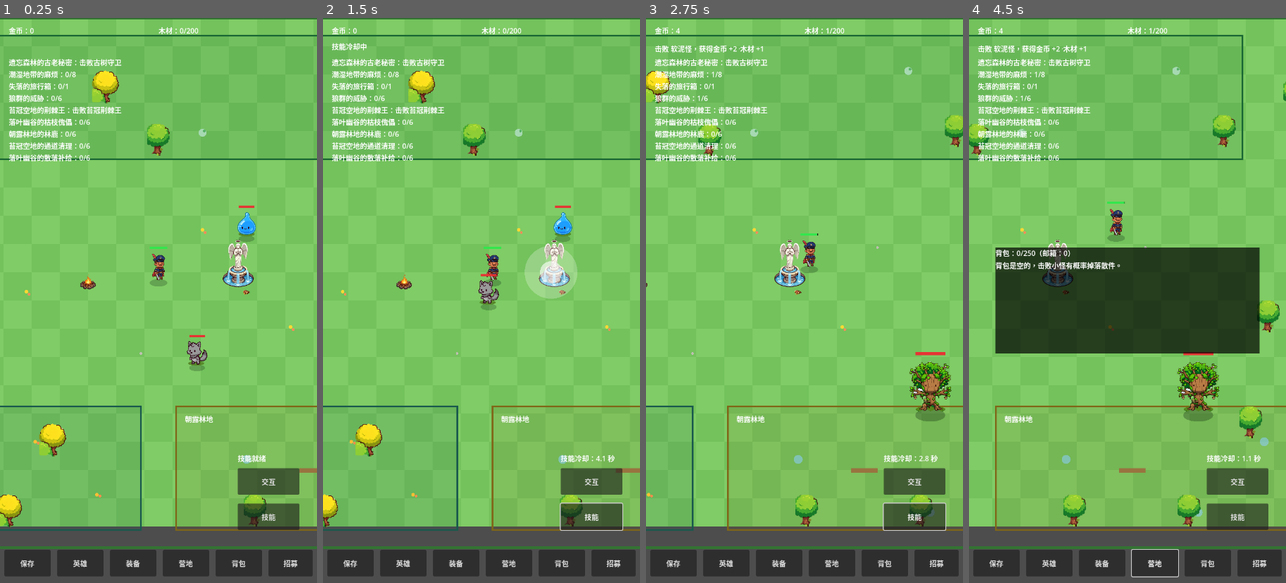
Above: before the commit, frames 1-4 (left to right).
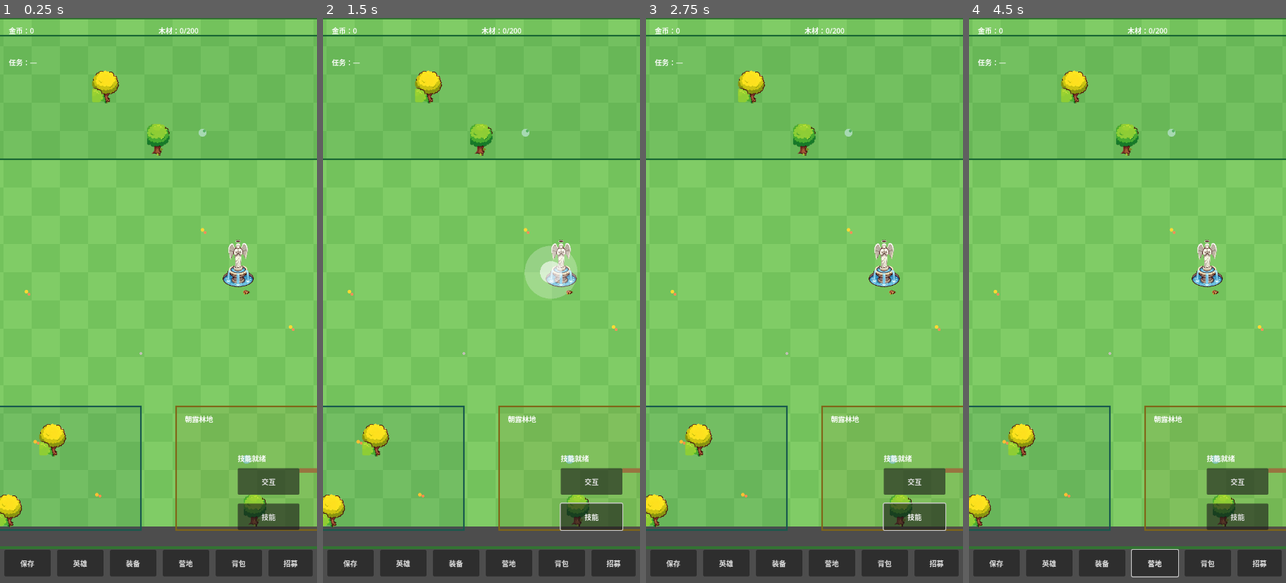
Above: after the commit, the same moments.

Repository: oneyi53/game
Game: Godot game, scene res://scenes/main.tscn
The game is run twice, just before and just after one commit, with the same random seed, the same clock (stepped at 60 frames per second) and the same inputs.
Inputs (mouse positions are in pixels of both pictures, inside the frame that each line leads up to):
- Up to frame 1 (0.25 s): no input
- Up to frame 2 (1.5 s): click "技能" at 0.5 s; tap Enter at 1.25 s; move the mouse to (551, 272) at 1.27 s; hold Right (ui_right) from 1.28 s (still down); tap E at 1.35 s; click (551, 272) at 1.42 s
- Up to frame 3 (2.75 s): tap Space at 1.52 s; release Right (ui_right) at 2 s; drag from (741, 328) to (842, 283) at 2.02 s
- Up to frame 4 (4.5 s): move the mouse to (1159, 176) at 2.77 s; hold Right (ui_right) 2.78-3.5 s; tap Q at 2.85 s; drag from (1111, 413) to (1032, 215) at 3.52 s; move the mouse to (1222, 385) at 4.27 s; hold Left (ui_left) from 4.28 s (still down); tap B at 4.35 s

The runs differ from the first frame. In frame 1, 2.5% of the frame differs, in the area x 2-81%, y 7-63%; in frame 2, 5.5%; in frame 3, 8.1%; in frame 4, 24%, in the area x 0-100%, y 1-91%.
Error after the commit: Parse Error: Preload file "res://scenes/teleport_panel.tscn" does not exist. (res://scripts/core/main.gd:34)

Commit message:
feat: add campfire fast travel flow

Diff:
--- a/scripts/core/main.gd
+++ b/scripts/core/main.gd
@@ -31,6 +31,7 @@
 const ENEMY_SCENE: PackedScene = preload("res://scenes/enemy.tscn")
 const BOSS_SCENE: PackedScene = preload("res://scenes/boss.tscn")
 const CAMPFIRE_SCENE: PackedScene = preload("res://scenes/campfire.tscn")
+const TELEPORT_PANEL_SCENE: PackedScene = preload("res://scenes/teleport_panel.tscn")
 const EFFECT_PLAYER = preload("res://scripts/fx/effect_player.gd")
 const EFFECT_ATLAS: Texture2D = preload("res://effect_atlas.png")
 
@@ -43,6 +44,7 @@
 @onready var hero_panel: HeroPanel = $UI/HeroPanel
 @onready var equip_panel: EquipPanel = $UI/EquipPanel
 @onready var camp_panel: CampPanel = $UI/CampPanel
+@onready var teleport_panel: TeleportPanel = $UI/TeleportPanel
 @onready var backpack_panel: BackpackPanel = $UI/BackpackPanel
 @onready var offline_panel: OfflinePanel = $UI/OfflinePanel
 @onready var recruit_panel: RecruitPanel = $UI/RecruitPanel
@@ -225,9 +227,13 @@
     hud.camp_panel_pressed.connect(_on_camp_panel_pressed)
     hud.backpack_panel_pressed.connect(_on_backpack_panel_pressed)
     hud.recruit_panel_pressed.connect(_on_recruit_panel_pressed)
+    hud.teleport_pressed.connect(_on_teleport_pressed)
     recruit_panel.set_data(recruitment_manager, level_manager, data_loader.heroes)
     recruit_panel.synthesize_requested.connect(_on_recruit_synthesize)
     recruit_panel.visible = false
+    teleport_panel.destination_requested.connect(_on_teleport_requested)
+    teleport_panel.close_requested.connect(_on_teleport_panel_close)
+    teleport_panel.visible = false
     backpack_panel.set_manager(backpack_manager)
     backpack_panel.decompose_requested.connect(_on_backpack_decompose)
     backpack_panel.claim_requested.connect(_on_backpack_claim)
@@ -553,6 +559,7 @@
     var campfire_id: String = str(entry["id"])
     if camp_manager.is_campfire_unlocked(campfire_id):
         hud.show_message(str(entry["intro"]) + " " + str(entry["teleport_intro"]))
+        _open_teleport_panel()
         return
     var cost: int = int(entry["cost_wood"])
     if wood < cost:
@@ -563,15 +570,63 @@
     hud.set_wood(wood, wood_cap)
     hud.show_message(str(entry["dispel_prompt"]))
     _save_game()
+    _open_teleport_panel()
 
 # Only one full-screen menu/settlement panel may be visible at a time.
 # Tapping the active menu button closes it; tapping another switches panels.
 func _toggle_menu_panel(target: Control) -> void:
     var should_open: bool = not target.visible
-    var panels: Array[Control] = [hero_panel, equip_panel, camp_panel, backpack_panel, recruit_panel, offline_panel]
+    var panels: Array[Control] = [hero_panel, equip_panel, camp_panel, backpack_panel, recruit_panel, offline_panel, teleport_panel]
     for panel in panels:
         panel.visible = false
     target.visible = should_open
+
+func _on_teleport_pressed() -> void:
+    if camp_manager == null or camp_manager.campfire_order.is_empty():
+        hud.show_message("当前没有可用的传送锚点")
+        return
+    var campfire_id: String = str(camp_manager.campfire_order[0])
+    if not camp_manager.is_campfire_unlocked(campfire_id):
+        hud.show_message("先找到森林营火并投入木材，激活传送阵")
+        return
+    _open_teleport_panel()
+
+func _open_teleport_panel() -> void:
+    _refresh_teleport_destinations()
+    _toggle_menu_panel(teleport_panel)
+
+func _on_teleport_panel_close() -> void:
+    teleport_panel.visible = false
+
+func _refresh_teleport_destinations() -> void:
+    var destinations: Array[Dictionary] = [
+        {"id": "camp", "name": "森林营地", "position": Vector2(800.0, 600.0), "unlocked": true, "hint": "冒险起点"},
+        {"id": "moss_crown", "name": "苔冠空地", "position": Vector2(600.0, 350.0), "unlocked": boss_defeated, "hint": "击败森林首领后开放"},
+        {"id": "fallen_leaf", "name": "落叶幽谷", "position": Vector2(680.0, 900.0), "unlocked": elite_defeated, "hint": "击败精英首领后开放"},
+        {"id": "morning_dew", "name": "朝露林地", "position": Vector2(1200.0, 920.0), "unlocked": valley_quest_done, "hint": "完成落叶幽谷主线后开放"}
+    ]
+    teleport_panel.set_destinations(destinations)
+
+func _on_teleport_requested(destination_id: String) -> void:
+    if captain == null:
+        return
+    _refresh_teleport_destinations()
+    for destination in teleport_panel.destinations:
+        if str(destination.get("id", "")) != destination_id:
+            continue
+        if not bool(destination.get("unlocked", false)):
+            hud.show_message(str(destination.get("hint", "该区域尚未开放")))
+            return
+        var target: Vector2 = destination.get("position", Vector2(800.0, 600.0))
+        captain.move_input = Vector2.ZERO
+        captain.velocity = Vector2.ZERO
+        captain.global_position = target
+        camera.position = target
+        teleport_panel.visible = false
+        hud.show_message("已传送至 " + str(destination.get("name", "目的地")))
+        _save_game()
+        return
+    hud.show_message("传送失败：未知目的地")
 
 func _on_backpack_panel_pressed() -> void:
     _toggle_menu_panel(backpack_panel)
